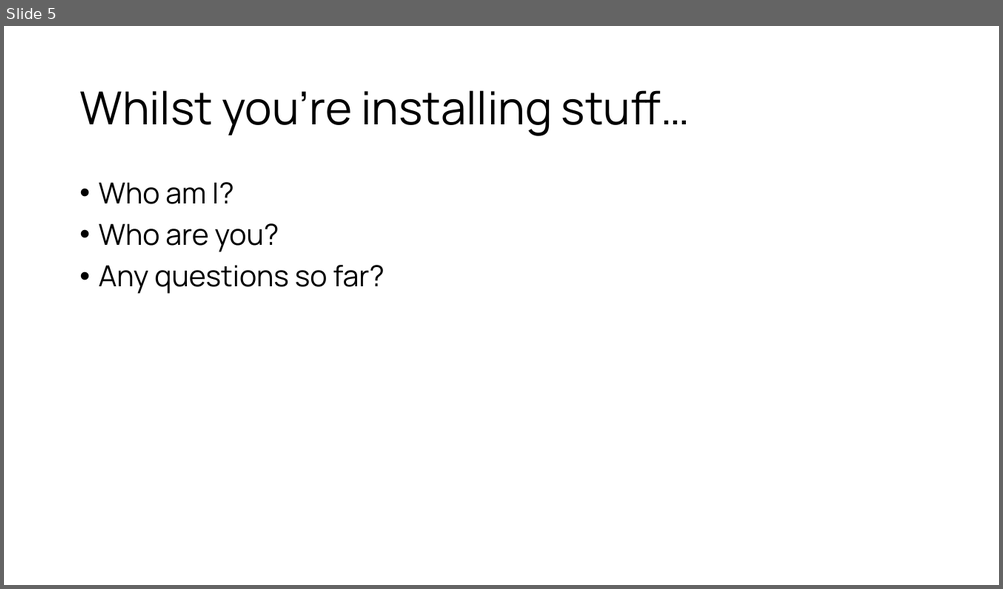
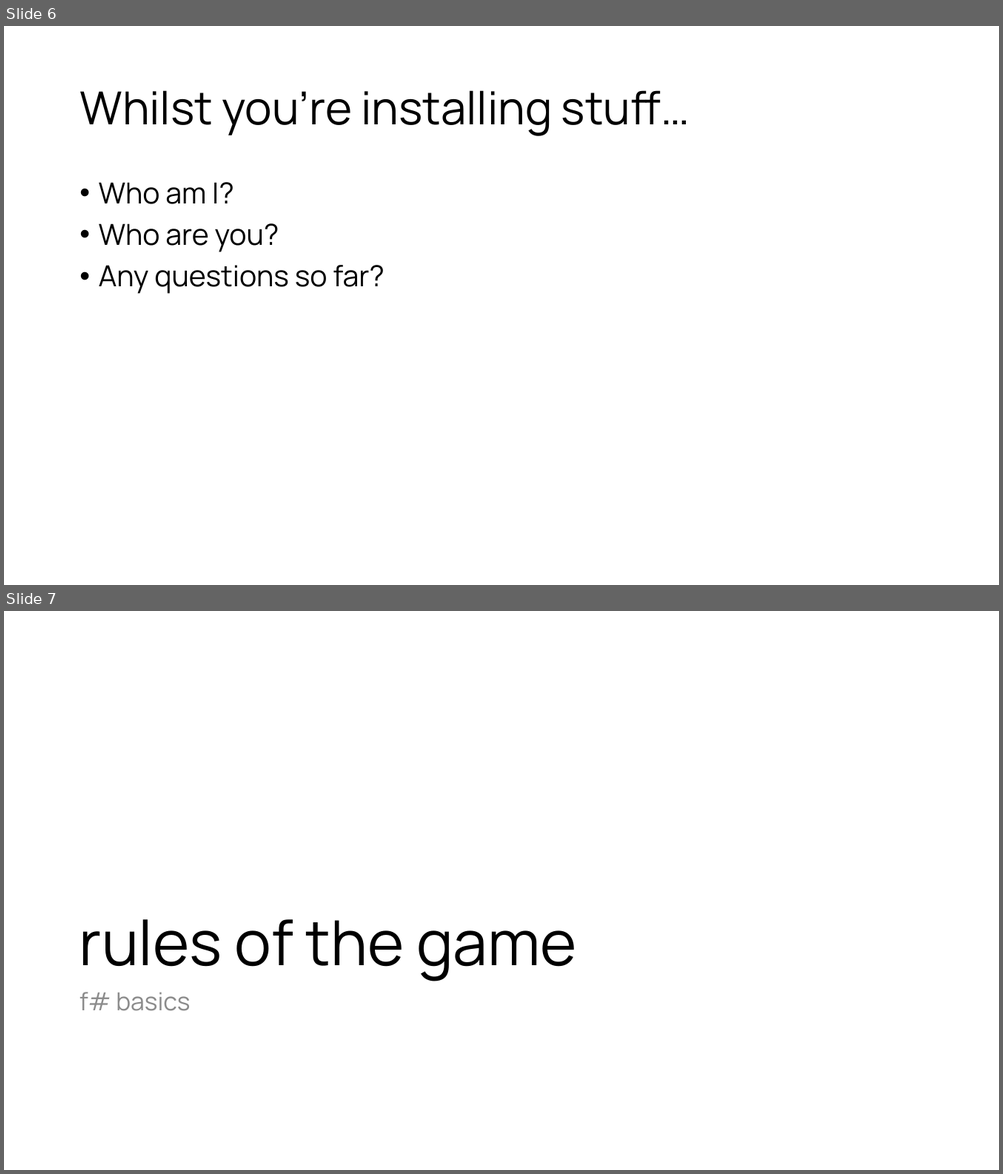
Before and after one commit to CompositionalIT/fs-quickstart, a slide deck: Spartakiade 2019 Berlin.pptx. Shown one above the other, each under a label of ours: slide 5 before the commit, slides 6 and 7 after it. The pictures are 1003x589 and 1003x1174 pixels, drawn with LibreOffice and Linux fonts; fonts in the diff are those of the drawing; background and template pictures are left out. Boxes give left, top, right and bottom in pixels: in the first picture for what was removed or moved away, otherwise in the second. Text is boxed around its words. In the diff, an @@ line names an element or a change of style, - is before the commit and + after.

```diff
--- a/Spartakiade 2019 Berlin.pptx
+++ b/Spartakiade 2019 Berlin.pptx
@@ slide 7 added at [4, 611, 999, 1170], background #FFFFFF @@
@@ title added at [79, 920, 576, 982], 60 pt, text #000000 @@
+rules of the game
@@ text added at [79, 992, 190, 1011], 24 pt, text #8C8C8C @@
+f# basics
@@ what was slide 5 is now slide 6 @@
```
Also in this commit, not shown: 3 other slides added, 1 other file.
